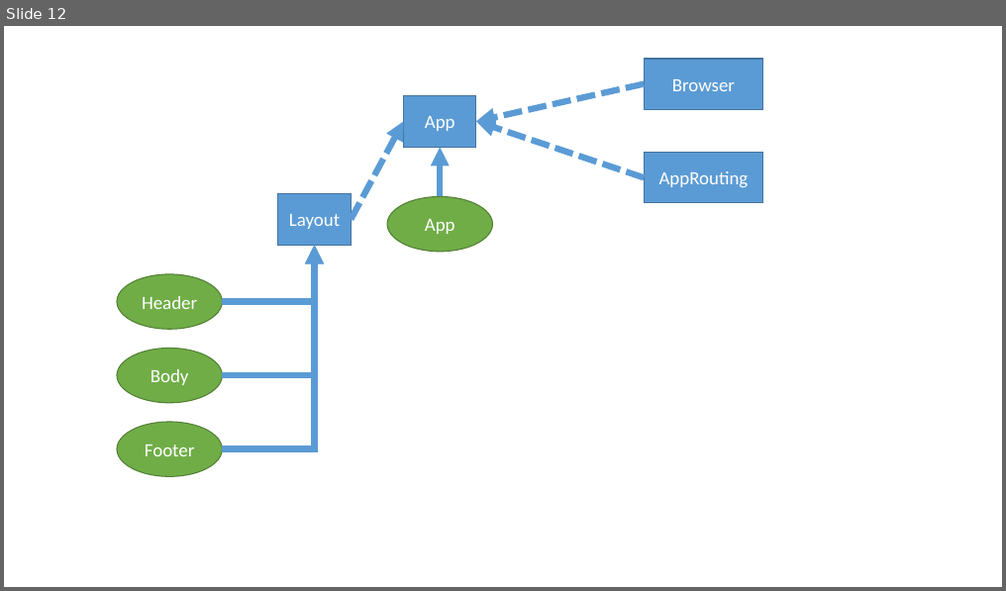
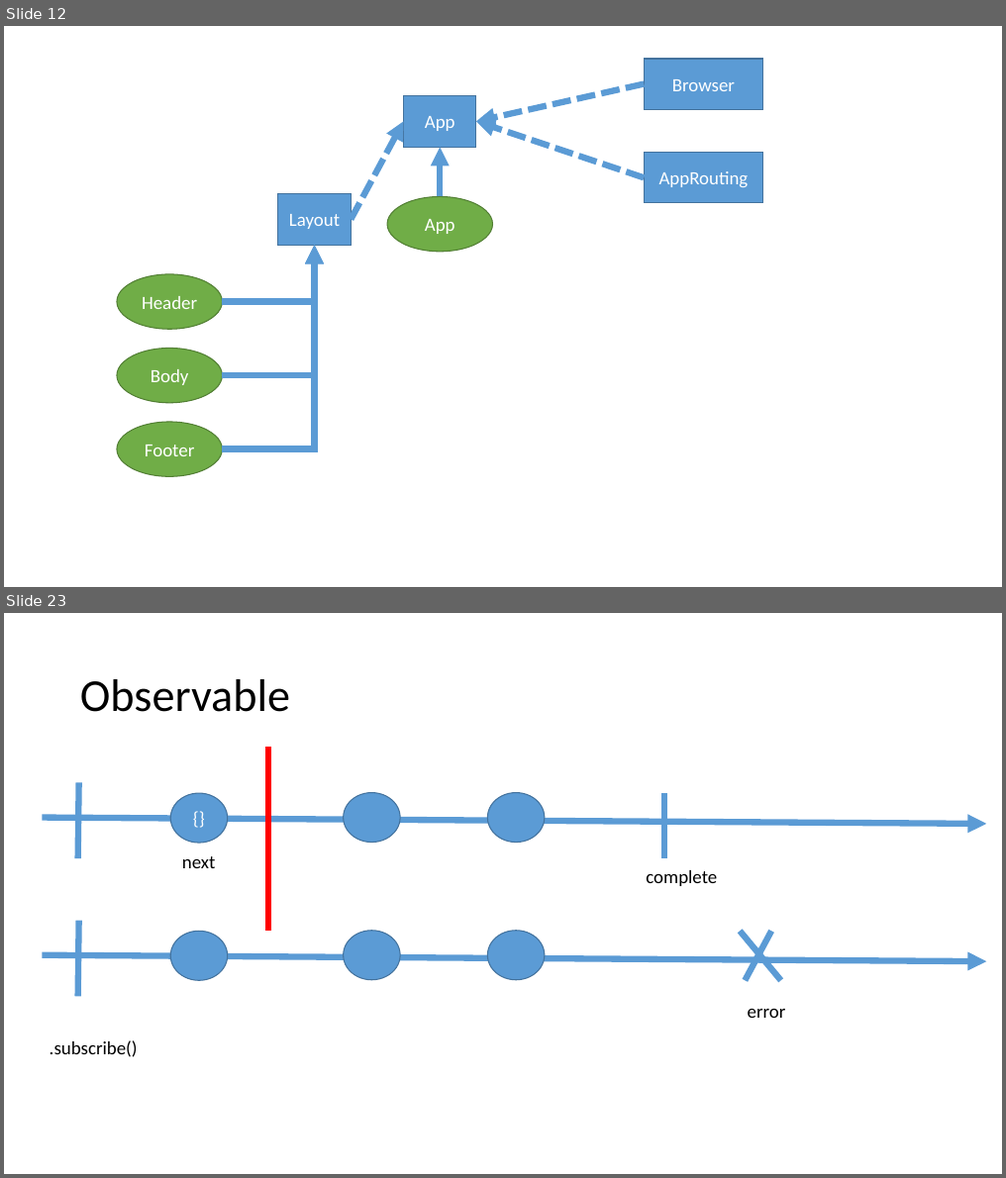
Before and after one commit to spaw3003/202205-formation-angular, a slide deck: notes.pptx. Shown one above the other, each under a label of ours: slide 12 before the commit, slides 12 and 23 after it; the slides between them are not shown. The pictures are 1006x591 and 1006x1178 pixels, drawn with LibreOffice and Linux fonts; fonts in the diff are those of the drawing. Boxes give left, top, right and bottom in pixels: in the first picture for what was removed or moved away, otherwise in the second. Text is boxed around its words. In the diff, an @@ line names an element or a change of style, - is before the commit and + after.

```diff
--- a/notes.pptx
+++ b/notes.pptx
@@ slide 23 added at box(4, 613, 1002, 1174), background #FFFFFF @@
@@ title added at box(80, 679, 290, 712), 44 pt, text #000000 @@
+Observable
@@ line added from (268, 747) to (268, 931), #FF0000 6 pt @@
@@ line added from (79, 783) to (78, 859), #5B9BD5 6 pt @@
@@ arrow added from (43, 817) to (987, 824), #5B9BD5 6 pt @@
@@ ellipse added at box(171, 793, 228, 843), fill #5B9BD5, outline #43739E 1 pt, 18 pt, text #FFFFFF @@
+{}
@@ ellipse added at box(344, 792, 400, 842), fill #5B9BD5, outline #43739E 1 pt @@
@@ ellipse added at box(487, 792, 545, 842), fill #5B9BD5, outline #43739E 1 pt @@
@@ line added from (665, 793) to (665, 859), #5B9BD5 6 pt @@
@@ text added at box(182, 857, 216, 868), 18 pt, text #000000 @@
+next
@@ text added at box(646, 870, 717, 886), 18 pt, text #000000 @@
+complete
@@ line added from (79, 921) to (78, 996), #5B9BD5 6 pt @@
@@ ellipse added at box(171, 931, 228, 980), fill #5B9BD5, outline #43739E 1 pt @@
@@ ellipse added at box(344, 931, 400, 980), fill #5B9BD5, outline #43739E 1 pt @@
@@ ellipse added at box(487, 931, 545, 980), fill #5B9BD5, outline #43739E 1 pt @@
@@ line added from (740, 931) to (781, 980), #5B9BD5 6 pt @@
@@ line added from (771, 931) to (746, 980), #5B9BD5 6 pt @@
@@ arrow added from (43, 956) to (987, 961), #5B9BD5 6 pt @@
@@ text added at box(747, 1009, 786, 1018), 18 pt, text #000000 @@
+error
@@ text added at box(50, 1041, 138, 1058), 18 pt, text #000000 @@
+.subscribe()
```
Also in this commit, not shown: 5 slides changed, 15 other slides added.
